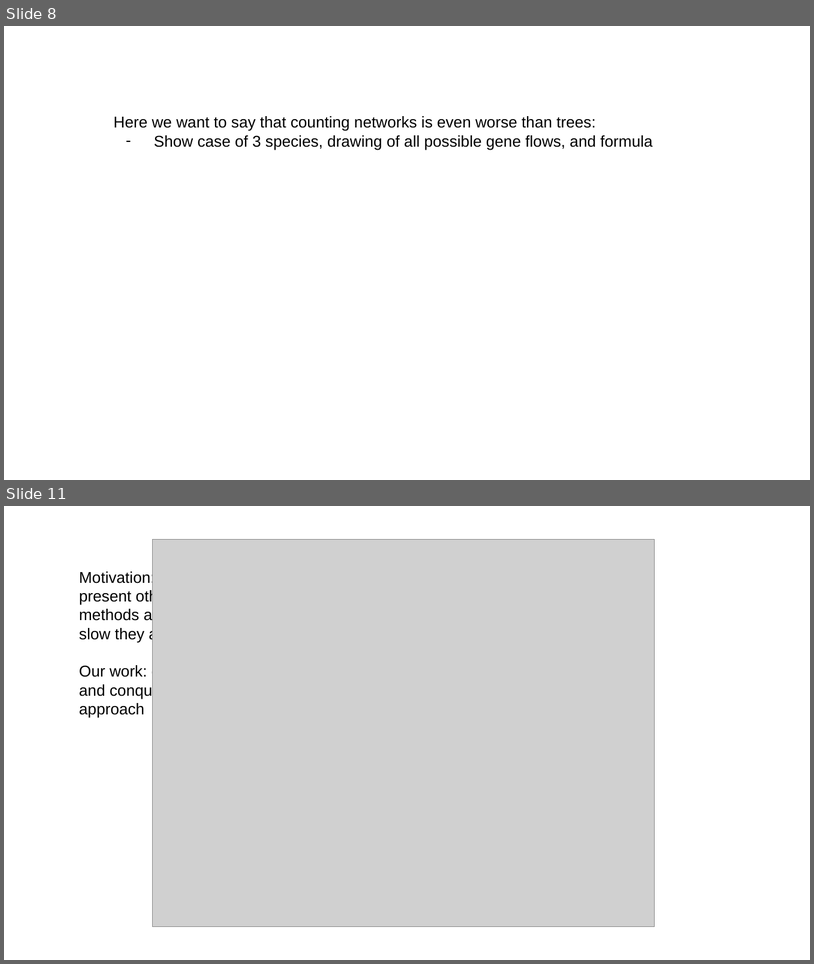
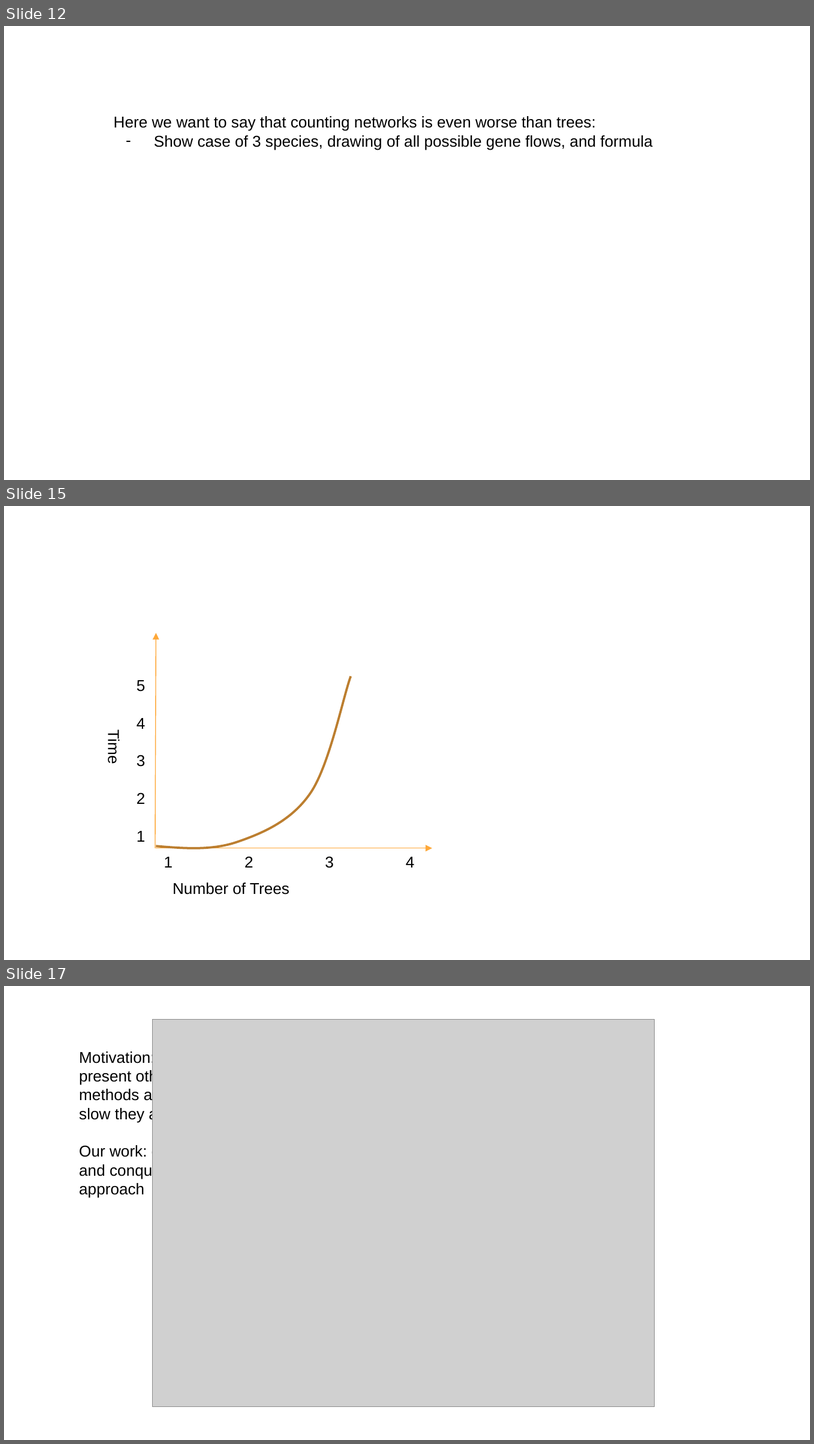
Before and after one commit to iharnoor/PhylogeneticNetworks, a slide deck: Notes/Research.PPTX. Shown one above the other, each under a label of ours: slides 8 and 11 before the commit, slides 12, 15 and 17 after it; the slides between them are not shown. The pictures are 814x964 and 814x1444 pixels, drawn with LibreOffice and Linux fonts; fonts in the diff are those of the drawing; grey boxes stand for pictures. Boxes give left, top, right and bottom in pixels: in the first picture for what was removed or moved away, otherwise in the second. Text is boxed around its words. In the diff, an @@ line names an element or a change of style, - is before the commit and + after.

```diff
--- a/Notes/Research.PPTX
+++ b/Notes/Research.PPTX
@@ slide 15 added at (4, 506, 810, 960), background #FFFFFF @@
@@ arrow added from (156, 848) to (156, 633), #FEA83A 0.75 pt @@
@@ text added at (137, 680, 146, 841), 14 pt, text #000000 @@
+5
+4
+3
+2
+1
@@ freeform shape added at (156, 676, 351, 848), outline #BD7F2F 2 pt @@
@@ text added at (105, 732, 122, 763), 14 pt, text #000000 @@
+Time
@@ arrow added from (156, 848) to (432, 848), #FEA83A 0.75 pt @@
@@ text added at (164, 856, 415, 868), 14 pt, text #000000 @@
+1 2 3 4
@@ text added at (173, 882, 290, 894), 14 pt, text #000000 @@
+Number of Trees
@@ what was slide 8 is now slide 12 @@
@@ what was slide 11 is now slide 17 @@
```
Also in this commit, not shown: 2 slides changed, 7 other slides added, 2 slides removed.
